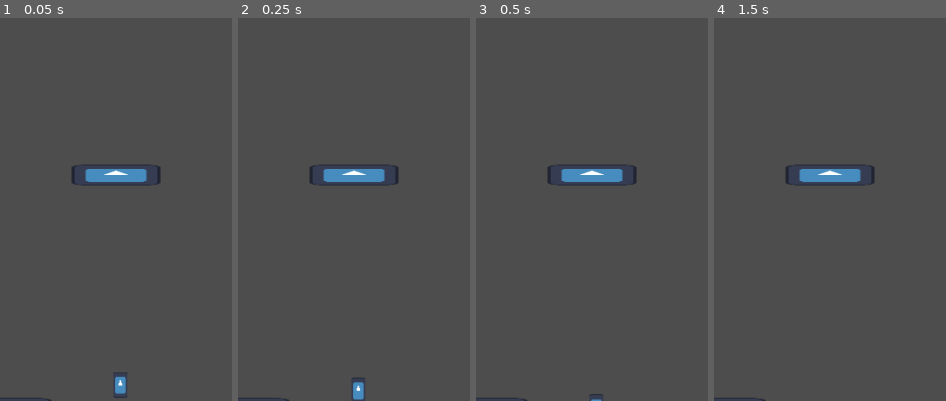
Above: before the commit, frames 1-4 (left to right).
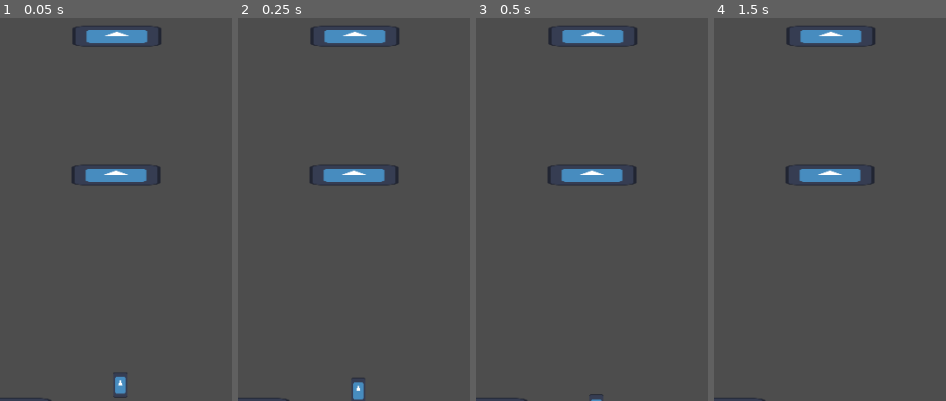
Above: after the commit, the same moments.

Repository: Tkach-Illia/Jumper
Game: Godot game, scene res://scenes/main.tscn
Same seed, same stepped clock (60 frames per second), same inputs: the game is played once before the commit and once after it. The engine's default icon, where the game draws it, is replaced by a stand-in: a white triangle on a blue panel in a dark square.
Inputs:
- Up to frame 1 (0.05 s): no input
- Up to frame 2 (0.25 s): no input
- Up to frame 3 (0.5 s): no input
- Up to frame 4 (1.5 s): hold Right (ui_right) from 0.53 s (still down)
The pictures show only the part of the screen within x 36-86%, y 26-75%; the shares and areas given below are measured in that part.

The runs differ from the first frame. In frame 1, 1.3% of the frame differs, in the area x 31-70%, y 2-8%; in frame 2, 1.3%; in frame 3, 1.3%; in frame 4, 1.3%.

Commit message:
Udded going offscreen handling

Diff:
--- /dev/null
+++ b/resources/enums.gd
@@ -0,0 +1,3 @@
+class_name Enums
+
+enum Platform_mods {Still, Moving_hor}
--- a/scenes/coin.tscn
+++ b/scenes/coin.tscn
@@ -19,4 +19,8 @@
 scale = Vector2(0.1, 0.2)
 texture = ExtResource("2_i64fm")
 
+[node name="VisibleOnScreenNotifier2D" type="VisibleOnScreenNotifier2D" parent="." unique_id=2072278685]
+rect = Rect2(-10, -15, 20, 30)
+
 [connection signal="body_entered" from="Area2D" to="." method="_on_area_2d_body_entered"]
+[connection signal="screen_exited" from="VisibleOnScreenNotifier2D" to="." method="_on_visible_on_screen_notifier_2d_screen_exited"]
--- a/scenes/main.tscn
+++ b/scenes/main.tscn
@@ -51,5 +51,8 @@
 [node name="Platform4" parent="." unique_id=851990071 instance=ExtResource("2_0wfyh")]
 position = Vector2(-8, -16)
 
+[node name="Platform4" parent="Platform4" unique_id=117923773 instance=ExtResource("2_0wfyh")]
+position = Vector2(1, -159)
+
 [node name="Coin" parent="." unique_id=427324244 instance=ExtResource("5_tbgi4")]
 position = Vector2(-190, 56)
--- a/scenes/moving_hor_platform.tscn
+++ /dev/null
@@ -1,23 +0,0 @@
-[gd_scene format=3 uid="uid://lvx1e504skrm"]
-
-[ext_resource type="Script" uid="uid://745goidf2q8v" path="res://scripts/platform.gd" id="1_n142o"]
-[ext_resource type="Texture2D" uid="uid://d2jrpu2nmkqp8" path="res://icon.svg" id="2_jq327"]
-
-[sub_resource type="Curve" id="Curve_nlgqw"]
-_data = [Vector2(0, 0), 0.0, 0.0, 0, 0, Vector2(1, 1), 0.0, 0.0, 0, 0]
-point_count = 2
-
-[sub_resource type="RectangleShape2D" id="RectangleShape2D_nlgqw"]
-
-[node name="Platform" type="AnimatableBody2D" unique_id=982052082]
-script = ExtResource("1_n142o")
-curve = SubResource("Curve_nlgqw")
-
-[node name="Icon" type="Sprite2D" parent="." unique_id=983071158]
-scale = Vector2(0.79, 0.18)
-texture = ExtResource("2_jq327")
-
-[node name="CollisionShape2D" type="CollisionShape2D" parent="." unique_id=883706862]
-scale = Vector2(5, 1)
-shape = SubResource("RectangleShape2D_nlgqw")
-one_way_collision = true
--- a/scenes/platform.tscn
+++ b/scenes/platform.tscn
@@ -1,16 +1,29 @@
-[gd_scene format=3 uid="uid://die1qs0mqlq3l"]
+[gd_scene format=3 uid="uid://lvx1e504skrm"]
 
-[ext_resource type="Texture2D" uid="uid://d2jrpu2nmkqp8" path="res://icon.svg" id="1_ba0x2"]
+[ext_resource type="Script" uid="uid://745goidf2q8v" path="res://scripts/platform.gd" id="1_n142o"]
+[ext_resource type="Texture2D" uid="uid://d2jrpu2nmkqp8" path="res://icon.svg" id="2_jq327"]
+
+[sub_resource type="Curve" id="Curve_nlgqw"]
+_data = [Vector2(0, 0), 0.0, 0.0, 0, 0, Vector2(1, 1), 0.0, 0.0, 0, 0]
+point_count = 2
 
 [sub_resource type="RectangleShape2D" id="RectangleShape2D_nlgqw"]
 
 [node name="Platform" type="AnimatableBody2D" unique_id=982052082]
+script = ExtResource("1_n142o")
+curve = SubResource("Curve_nlgqw")
 
 [node name="Icon" type="Sprite2D" parent="." unique_id=983071158]
 scale = Vector2(0.79, 0.18)
-texture = ExtResource("1_ba0x2")
+texture = ExtResource("2_jq327")
 
 [node name="CollisionShape2D" type="CollisionShape2D" parent="." unique_id=883706862]
 scale = Vector2(5, 1)
 shape = SubResource("RectangleShape2D_nlgqw")
 one_way_collision = true
+
+[node name="VisibleOnScreenNotifier2D" type="VisibleOnScreenNotifier2D" parent="." unique_id=1640032893]
+rect = Rect2(-50, -10, 100, 20)
+
+[connection signal="screen_entered" from="VisibleOnScreenNotifier2D" to="." method="_on_visible_on_screen_notifier_2d_screen_entered"]
+[connection signal="screen_exited" from="VisibleOnScreenNotifier2D" to="." method="_on_visible_on_screen_notifier_2d_screen_exited"]
--- a/scripts/coin.gd
+++ b/scripts/coin.gd
@@ -1,4 +1,5 @@
 extends Node2D
+class_name Coin
 
 func _on_area_2d_body_entered(body: Node2D) -> void:
 	if body.is_in_group("Player"):
@@ -8,3 +9,10 @@
 func hide_from_player():
 	$Area2D.set_deferred("monitoring", false)
 	visible = false
+
+func show_player():
+	$Area2D.set_deferred("monitoring", true)
+	visible = true
+
+func _on_visible_on_screen_notifier_2d_screen_exited() -> void:
+	EventBus.coin_is_hidden.emit(self)
--- a/scripts/event_bus.gd
+++ b/scripts/event_bus.gd
@@ -1,3 +1,5 @@
 extends Node
 
 signal coin_collected(number: int)
+signal platform_is_hidden(platform: Platform)
+signal coin_is_hidden(coin: Coin)
--- a/scripts/main.gd
+++ b/scripts/main.gd
@@ -3,9 +3,33 @@
 @export var coin_label: Label
 var coins_collected: int = 0
 
+var hidden_platforms: Array[Platform] = []
+var hidden_coins: Array[Coin] = []
+var screen_size: Vector2i
 func _ready() -> void:
+	screen_size = DisplayServer.window_get_size()
 	EventBus.coin_collected.connect(_handle_coin_collection)
+	EventBus.platform_is_hidden.connect(_handle_hidden_platform)
+	EventBus.coin_is_hidden.connect(_handle_hidden_coin)
 
 func _handle_coin_collection(number: int):
 	coins_collected+= number
 	coin_label.set_text(str(coins_collected))
+
+func _handle_hidden_platform(platform: Platform):
+	print(platform)
+	hidden_platforms.append(platform)
+	generate_level()
+
+func _handle_hidden_coin(coin: Coin):
+	hidden_coins.append(coin)
+
+func generate_level():
+	for hidden_platform in hidden_platforms:
+		hidden_platform.mode = [Enums.Platform_mods.Still, Enums.Platform_mods.Moving_hor].pick_random()
+		#var coords = Vector2(int(screen_size.x * randf() - screen_size.x/2)/2, int(hidden_platform.global_position.y -= screen_size.y*0.1))
+		#print(coords.y)
+		#hidden_platform.reset_position(coords)
+		hidden_platform.global_position.y -= 100
+		print("GLOBAL:", hidden_platform.global_position)
+	hidden_platforms = []
--- a/scripts/platform.gd
+++ b/scripts/platform.gd
@@ -1,11 +1,11 @@
 extends AnimatableBody2D
-
+class_name Platform
 @export var curve: Curve
 
 @export var left_offset: float = -10
 @export var right_offset: float = 10
 @export var speed: float = .1
-
+@export var mode: Enums.Platform_mods = Enums.Platform_mods.Still
 var direction: bool = true
 var pos: float = .5
 var starting_pos: Vector2 = Vector2(0, 0)
@@ -15,15 +15,24 @@
 	starting_pos.y = position.y
 
 func _process(delta: float) -> void:
-	if direction:
-		pos += speed * delta
-	else:
-		pos -= speed * delta
+	if mode == Enums.Platform_mods.Moving_hor:
+		if direction:
+			pos += speed * delta
+		else:
+			pos -= speed * delta
 
-	if curve.sample(pos) == 1:
-		direction = false
-	elif curve.sample(pos) == 0:
-		direction = true
+		if curve.sample(pos) == 1:
+			direction = false
+		elif curve.sample(pos) == 0:
+			direction = true
 
-	print(curve.sample(pos))
-	global_position.x = (abs(right_offset) + abs(left_offset)) * curve.sample(pos) + starting_pos.x + left_offset
+		global_position.x = (abs(right_offset) + abs(left_offset)) * curve.sample(pos) + starting_pos.x + left_offset
+
+func _on_visible_on_screen_notifier_2d_screen_exited() -> void:
+	EventBus.platform_is_hidden.emit(self)
+
+func reset_position(new_pos: Vector2):
+	global_position = new_pos
+	#starting_pos = new_pos
+	pos = 0.5
+	direction = true
Not shown, added: resources/enums.gd.uid
Not shown: 1 places in scenes/main.tscn that only renumber resources
